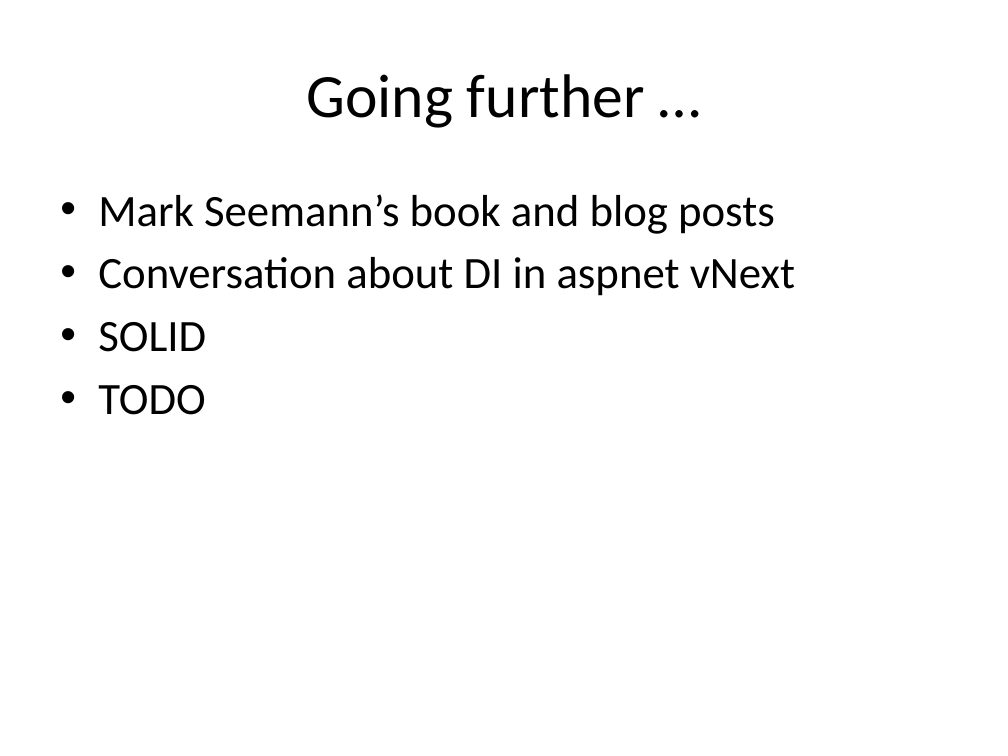
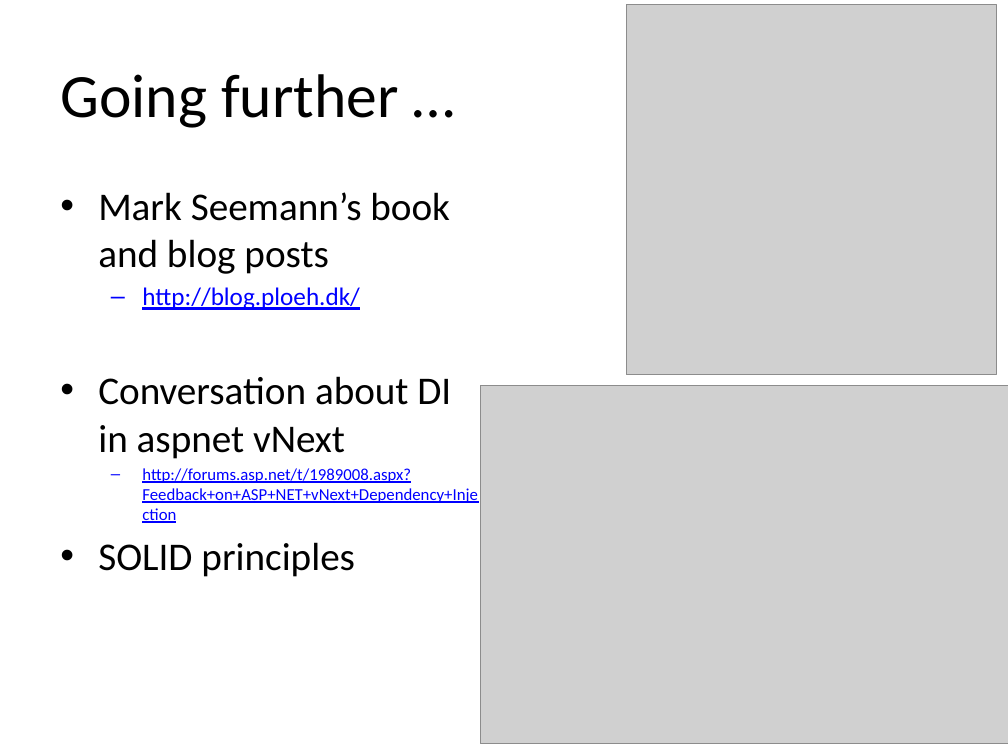
Before and after one commit to tsimbalar/DependencyInjectionTheRightWay, a slide deck: slide 44 of Dependency Injection - the right way.pptx (slide 45 before the commit). Drawn at 1008x756 pixels with LibreOffice and Linux fonts; fonts in the diff are those of the drawing; grey boxes stand for pictures. Boxes give left, top, right and bottom in pixels: in the first picture for what was removed or moved away, otherwise in the second. Text is boxed around its words. In the diff, an @@ line names an element or a change of style, - is before the commit and + after.

```diff
--- a/Dependency Injection - the right way.pptx
+++ b/Dependency Injection - the right way.pptx
@@ picture added at <box>626,5,996,375</box> @@
@@ title "Going further …" at <box>60,74,399,128</box>: alignment centre to left @@
@@ text at <box>98,192,451,459</box>: size 32 to 28 pt in "Mark Seemann’s book and blog posts", "Conversation about DI in aspnet vNext" @@
@@ text at <box>142,287,360,310</box>: paragraph added @@
+  – http://blog.ploeh.dk/
@@ picture added at <box>480,386,1008,744</box> @@
@@ text at <box>98,468,478,577</box>: text changed; size 32 to 12 pt; text colour #000000 to #0000FF @@
-• SOLID
-• TODO
+  – http://forums.asp.net/t/1989008.aspx?Feedback+on+ASP+NET+vNext+Dependency+Injection
+• SOLID principles
```
Also in this commit, not shown: 2 other slides changed, 2 slides added, 1 slide removed.
